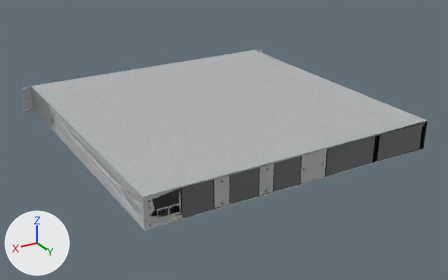
The glTF model danbyte/assets/Cisco/C9300-48U.far.glb: old version first, new version second.
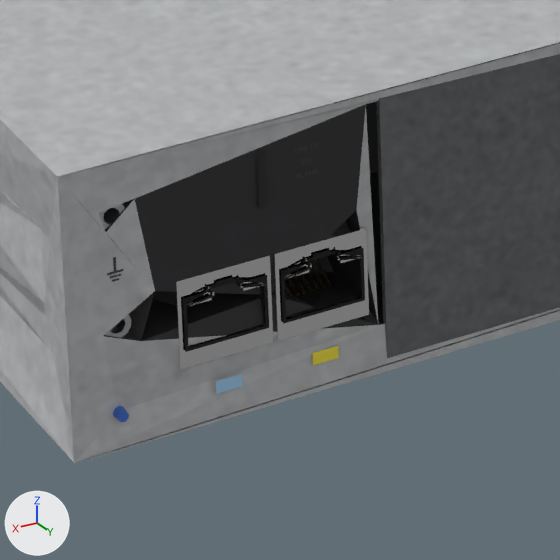
There are two pictures of each version: one whole from a 50 mm camera at (0.457, 1.015, 0.37) aimed at (-0.004, 0.247, -0.014), one close up on the part from 30% to 45% of the width and 63% to 87% of the height. Lighting does not change. The marker at lower left points along +X, +Y and +Z. The last two pictures show the newer version. Where no turn or scale is listed for an object, it has been applied to the vertices. Vertices at exactly the same position are counted once.
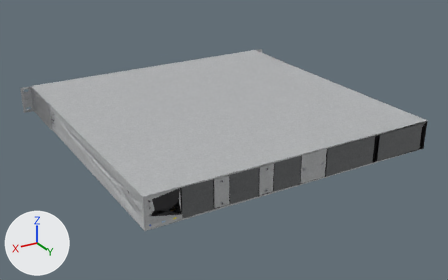
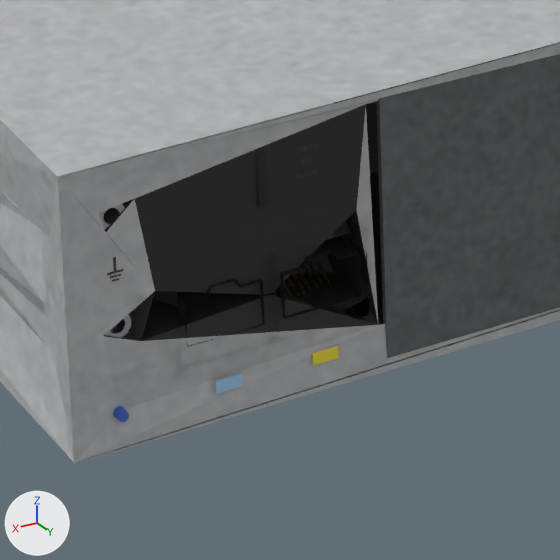
What changed in the scene script:
```text
Change mat_db_far_palette:
    where n7 = _N.new('ShaderNodeMapping'); n7.name = 'Mapping.001'
    n7.inputs[1].default_value: (0.00431, -14.74, 0.0) -> (0.00431, -14.77, 0.0)  # 'Location'
    n7.inputs[3].default_value: (15.73, 15.73, 1.0) -> (15.73, 15.76, 1.0)  # 'Scale'
Change me_mesh_8:
    used by ob_mesh_8; location = (-0.2413, 0.4529, 0.0)
    remove me_mesh_8.from_pydata(...)  # 4756 vertices, 9626 faces; spans x 0.0..0.483, y -0.453..0.0, z 0.0..0.044
    add me_mesh_8.from_pydata(...)  # 4757 vertices, 9690 faces; spans x 0.0..0.483, y -0.453..0.0, z 0.0..0.044
    me_mesh_8 part 1: 24 loose pieces with 112 vertices, spanning x 0.419..0.447, y -0.001..0.0, z 0.012..0.022, are deleted
    me_mesh_8 part 2: 2 vertices moved within x 0.433, y -0.002, z 0.009
    other edits to the shape of me_mesh_8 do not show in these pictures
```

Boxes [x1, y1, x2, y2] around the edits, measured in the close-ups (560 x 560 px; the box of a moved part takes in the faces that stretch with it):
'Mesh_8', surface changed, reshaped: [0, 0, 560, 463] in both
part 1 of me_mesh_8, deleted: before [183, 248, 365, 352]
part 2 of me_mesh_8, moved or reshaped: before [182, 254, 366, 369]; after [181, 254, 368, 369]
